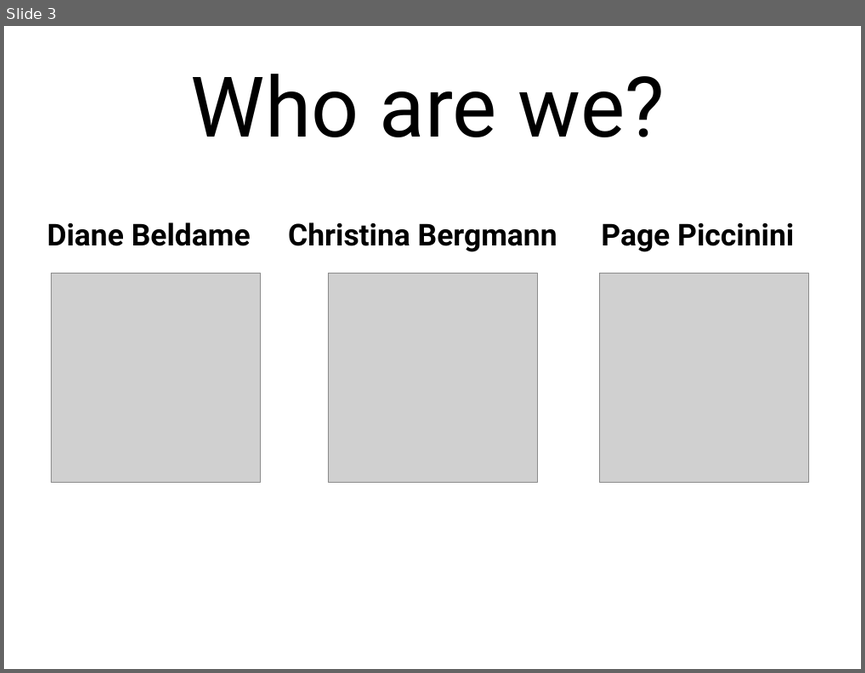
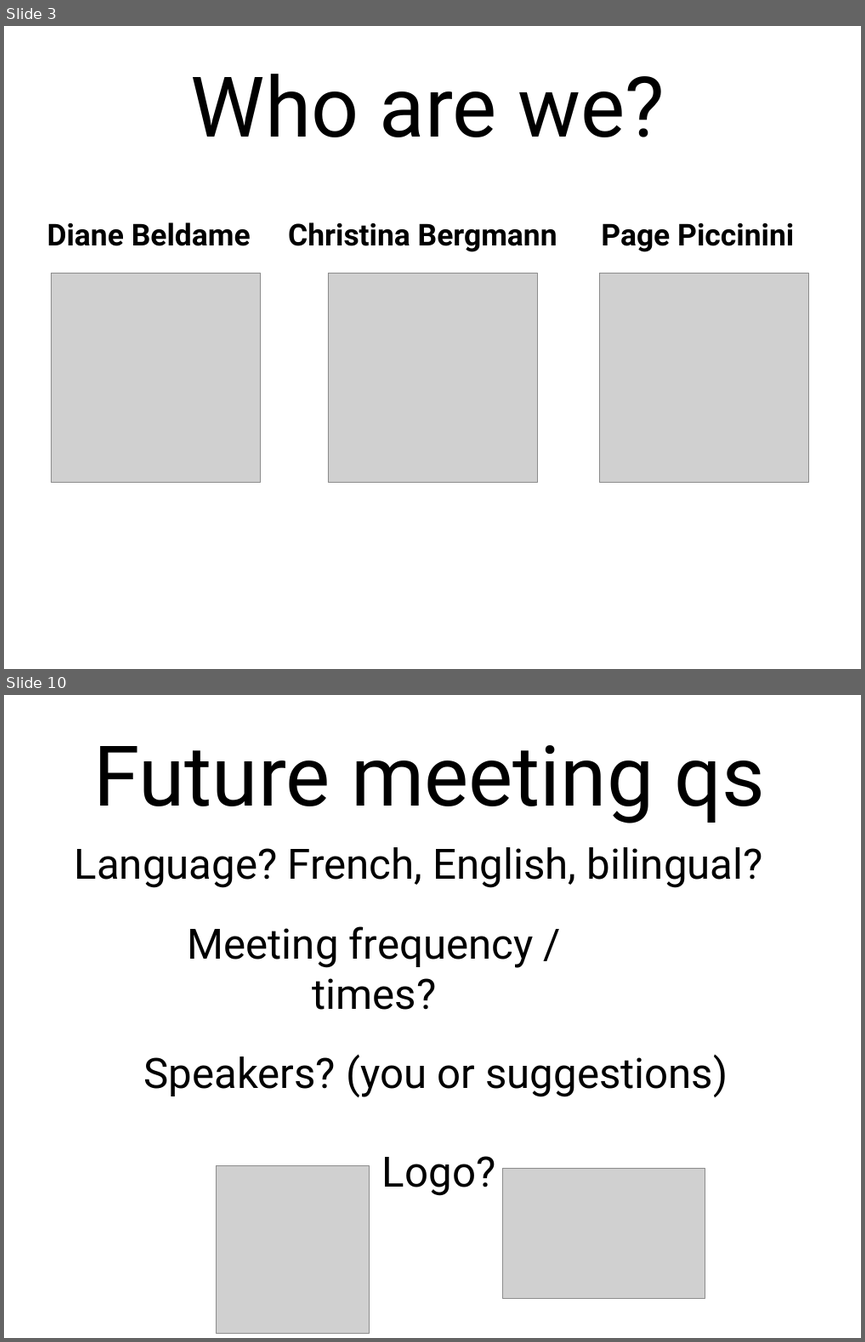
Before and after one commit to rladies-paris/inaugural_meeting_2016-10-05, a slide deck: presentation/inaugural_meeting_2016-10-05_presentation.pptx. Shown one above the other, each under a label of ours: slide 3 before the commit, slides 3 and 10 after it; the slides between them are not shown. The pictures are 865x673 and 865x1342 pixels, drawn with LibreOffice and Linux fonts; fonts in the diff are those of the drawing; grey boxes stand for pictures. Boxes give left, top, right and bottom in pixels: in the first picture for what was removed or moved away, otherwise in the second. Text is boxed around its words. In the diff, an @@ line names an element or a change of style, - is before the commit and + after.

Commit message:
Update Keynote and PowerPoint with images. Remove R presentation.

```diff
--- a/presentation/inaugural_meeting_2016-10-05_presentation.pptx
+++ b/presentation/inaugural_meeting_2016-10-05_presentation.pptx
@@ slide 10 added at (4,695,861,1338), background #FFFFFF @@
@@ text added at (93,745,766,823), 100 pt, text #000000 @@
+Future meeting qs
@@ text added at (75,847,762,888), 50 pt, text #000000 @@
+Language? French, English, bilingual?
@@ text added at (188,926,534,1009), 50 pt, text #000000 @@
+Meeting frequency / times?
@@ text added at (144,1054,727,1097), 50 pt, text #000000 @@
+Speakers? (you or suggestions)
@@ picture added at (216,1166,369,1333) @@
@@ text added at (382,1156,495,1196), 50 pt, text #000000 @@
+Logo?
@@ picture added at (503,1168,704,1298) @@
```
Also in this commit, not shown: 3 slides changed, 1 other slide added, 1 slide removed, 13 other files.
